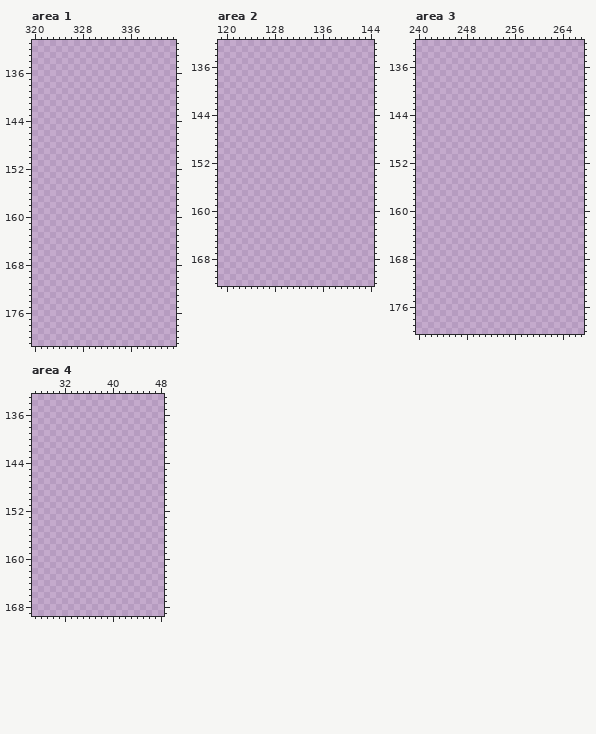
Edited in one commit: pixel-art file (graphics/source/deco_workshop.aseprite). Above is the file before it was changed.
512x256 pixels, 1 frame. Shown: area 1: x 320..343, y 131..181; area 2: x 119..144, y 132..172; area 3: x 240..267, y 132..180; area 4: x 27..48, y 133..169. The old version is drawn lined up with the new one, on the new canvas. The commit also changed other parts of the picture, which this record leaves out.
After the commit:
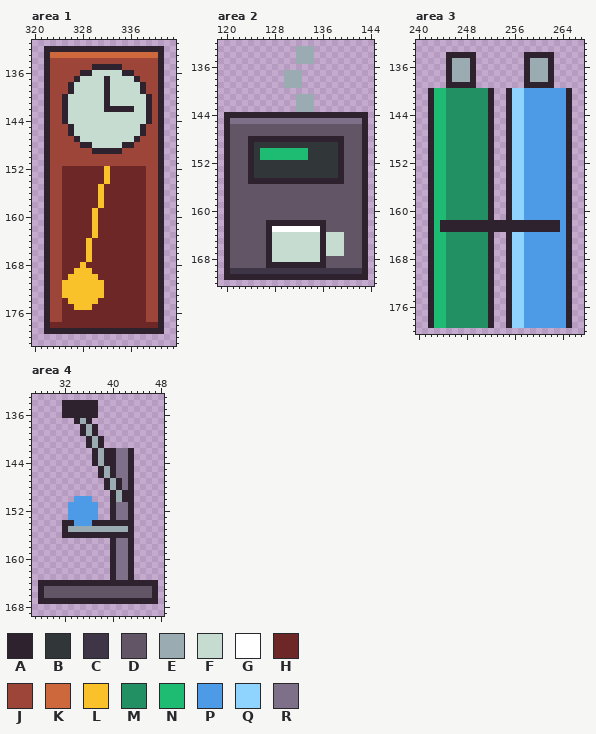
Palette (. is transparent): A #2e222f  B #313638  C #3e3546  D #625565  E #9babb2  F #c7dcd0  G #ffffff  H #6e2727  J #9e4539  K #cd683d  L #f9c22b  M #239063  N #1ebc73  P #4d9be6  Q #8fd3ff  R #7f708a
Changes in this commit:
canvas 512x256 -> 512x448
Changed rows in their new state; - is an unchanged pixel.
Area 1:
first column x 322:
132 AAAAAAAAAAAAAAAAAAAA
133 AKKKKKKKKKKKKKKKKKKA
134 AJJJJJJJJJJJJJJJJJJA
135 AJJJJJJJAAAAAJJJJJJA
136 AJJJJJAAFFFFFAAJJJJA
137 AJJJJAFFFFAFFFFAJJJA
138 AJJJAFFFFFAFFFFFAJJA
139 AJJJAFFFFFAFFFFFAJJA
140 AJJAFFFFFFAFFFFFFAJA
141 AJJAFFFFFFAFFFFFFAJA
142 AJJAFFFFFFAAAAAFFAJA
143 AJJAFFFFFFFFFFFFFAJA
144 AJJAFFFFFFFFFFFFFAJA
145 AJJJAFFFFFFFFFFFAJJA
146 AJJJAFFFFFFFFFFFAJJA
147 AJJJJAFFFFFFFFFAJJJA
148 AJJJJJAAFFFFFAAJJJJA
149 AJJJJJJJAAAAAJJJJJJA
150 AJJJJJJJJJJJJJJJJJJA
151 AJJJJJJJJJJJJJJJJJJA
152 AJJHHHHHHHLHHHHHHJJA
153 AJJHHHHHHHLHHHHHHJJA
154 AJJHHHHHHHLHHHHHHJJA
155 AJJHHHHHHLHHHHHHHJJA
156 AJJHHHHHHLHHHHHHHJJA
157 AJJHHHHHHLHHHHHHHJJA
158 AJJHHHHHHLHHHHHHHJJA
159 AJJHHHHHLHHHHHHHHJJA
160 AJJHHHHHLHHHHHHHHJJA
161 AJJHHHHHLHHHHHHHHJJA
162 AJJHHHHHLHHHHHHHHJJA
163 AJJHHHHHLHHHHHHHHJJA
164 AJJHHHHLHHHHHHHHHJJA
165 AJJHHHHLHHHHHHHHHJJA
166 AJJHHHHLHHHHHHHHHJJA
167 AJJHHHHLHHHHHHHHHJJA
168 AJJHHHLHHHHHHHHHHJJA
169 AJJHHLLLHHHHHHHHHJJA
170 AJJHLLLLLHHHHHHHHJJA
171 AJJLLLLLLLHHHHHHHJJA
172 AJJLLLLLLLHHHHHHHJJA
173 AJJLLLLLLLHHHHHHHJJA
174 AJJHLLLLLHHHHHHHHJJA
175 AJJHHLLLHHHHHHHHHJJA
176 AJJHHHHHHHHHHHHHHJJA
177 AJJHHHHHHHHHHHHHHJJA
178 AHHHHHHHHHHHHHHHHHHA
179 AAAAAAAAAAAAAAAAAAAA
Area 2:
first column x 120:
133 ------------EEE---------
134 ------------EEE---------
135 ------------EEE---------
137 ----------EEE-----------
138 ----------EEE-----------
139 ----------EEE-----------
141 ------------EEE---------
142 ------------EEE---------
143 ------------EEE---------
144 AAAAAAAAAAAAAAAAAAAAAAAA
145 ARRRRRRRRRRRRRRRRRRRRRRA
146 ADDDDDDDDDDDDDDDDDDDDDDA
147 ADDDDDDDDDDDDDDDDDDDDDDA
148 ADDDAAAAAAAAAAAAAAAADDDA
149 ADDDABBBBBBBBBBBBBBADDDA
150 ADDDABNNNNNNNNBBBBBADDDA
151 ADDDABNNNNNNNNBBBBBADDDA
152 ADDDABBBBBBBBBBBBBBADDDA
153 ADDDABBBBBBBBBBBBBBADDDA
154 ADDDABBBBBBBBBBBBBBADDDA
155 ADDDAAAAAAAAAAAAAAAADDDA
156 ADDDDDDDDDDDDDDDDDDDDDDA
157 ADDDDDDDDDDDDDDDDDDDDDDA
158 ADDDDDDDDDDDDDDDDDDDDDDA
159 ADDDDDDDDDDDDDDDDDDDDDDA
160 ADDDDDDDDDDDDDDDDDDDDDDA
161 ADDDDDDDDDDDDDDDDDDDDDDA
162 ADDDDDDAAAAAAAAAADDDDDDA
163 ADDDDDDAGGGGGGGGADDDDDDA
164 ADDDDDDAFFFFFFFFAFFFDDDA
165 ADDDDDDAFFFFFFFFAFFFDDDA
166 ADDDDDDAFFFFFFFFAFFFDDDA
167 ADDDDDDAFFFFFFFFAFFFDDDA
168 ADDDDDDAFFFFFFFFADDDDDDA
169 ADDDDDDAAAAAAAAAADDDDDDA
170 ACCCCCCCCCCCCCCCCCCCCCCA
171 AAAAAAAAAAAAAAAAAAAAAAAA
Area 3:
first column x 242:
134 ---AAAAA--------AAAAA---
135 ---AEEEA--------AEEEA---
136 ---AEEEA--------AEEEA---
137 ---AEEEA--------AEEEA---
138 ---AEEEA--------AEEEA---
139 ---AAAAA--------AAAAA---
140 ANNMMMMMMMA--AQQPPPPPPPA
141 ANNMMMMMMMA--AQQPPPPPPPA
142 ANNMMMMMMMA--AQQPPPPPPPA
143 ANNMMMMMMMA--AQQPPPPPPPA
144 ANNMMMMMMMA--AQQPPPPPPPA
145 ANNMMMMMMMA--AQQPPPPPPPA
146 ANNMMMMMMMA--AQQPPPPPPPA
147 ANNMMMMMMMA--AQQPPPPPPPA
148 ANNMMMMMMMA--AQQPPPPPPPA
149 ANNMMMMMMMA--AQQPPPPPPPA
150 ANNMMMMMMMA--AQQPPPPPPPA
151 ANNMMMMMMMA--AQQPPPPPPPA
152 ANNMMMMMMMA--AQQPPPPPPPA
153 ANNMMMMMMMA--AQQPPPPPPPA
154 ANNMMMMMMMA--AQQPPPPPPPA
155 ANNMMMMMMMA--AQQPPPPPPPA
156 ANNMMMMMMMA--AQQPPPPPPPA
157 ANNMMMMMMMA--AQQPPPPPPPA
158 ANNMMMMMMMA--AQQPPPPPPPA
159 ANNMMMMMMMA--AQQPPPPPPPA
160 ANNMMMMMMMA--AQQPPPPPPPA
161 ANNMMMMMMMA--AQQPPPPPPPA
162 ANAAAAAAAAAAAAAAAAAAAAPA
163 ANAAAAAAAAAAAAAAAAAAAAPA
164 ANNMMMMMMMA--AQQPPPPPPPA
165 ANNMMMMMMMA--AQQPPPPPPPA
166 ANNMMMMMMMA--AQQPPPPPPPA
167 ANNMMMMMMMA--AQQPPPPPPPA
168 ANNMMMMMMMA--AQQPPPPPPPA
169 ANNMMMMMMMA--AQQPPPPPPPA
170 ANNMMMMMMMA--AQQPPPPPPPA
171 ANNMMMMMMMA--AQQPPPPPPPA
172 ANNMMMMMMMA--AQQPPPPPPPA
173 ANNMMMMMMMA--AQQPPPPPPPA
174 ANNMMMMMMMA--AQQPPPPPPPA
175 ANNMMMMMMMA--AQQPPPPPPPA
176 ANNMMMMMMMA--AQQPPPPPPPA
177 ANNMMMMMMMA--AQQPPPPPPPA
178 ANNMMMMMMMA--AQQPPPPPPPA
179 ANNMMMMMMMA--AQQPPPPPPPA
Area 4:
first column x 28:
134 ----AAAAAA----------
135 ----AAAAAA----------
136 ----AAAAAA----------
137 ------AEA-----------
138 -------AEA----------
139 -------AEA----------
140 --------AEA---------
141 --------AEA---------
142 ---------AEAARRA----
143 ---------AEAARRA----
144 ---------AEAARRA----
145 ----------AEARRA----
146 ----------AEARRA----
147 -----------AEARA----
148 -----------AEARA----
149 ------------AEAA----
150 ------PPP---AEAA----
151 -----PPPPP--ARRA----
152 -----PPPPP--ARRA----
153 -----PPPPP--ARRA----
154 ----AAPPPAAAAAAA----
155 ----AEEEEEEEEEEA----
156 ----AAAAAAAAAAAA----
157 ------------ARRA----
158 ------------ARRA----
159 ------------ARRA----
160 ------------ARRA----
161 ------------ARRA----
162 ------------ARRA----
163 ------------ARRA----
164 AAAAAAAAAAAAAAAAAAAA
165 ADDDDDDDDDDDDDDDDDDA
166 ADDDDDDDDDDDDDDDDDDA
167 AAAAAAAAAAAAAAAAAAAA
